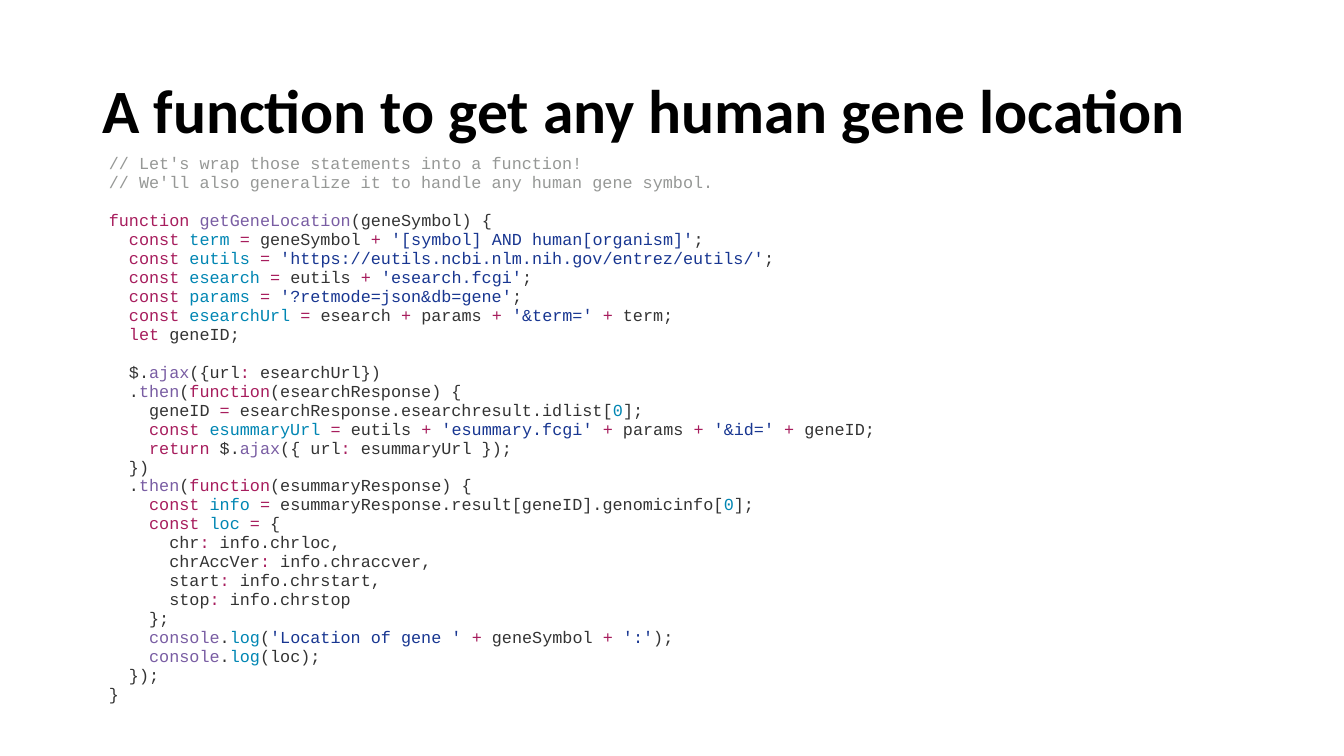
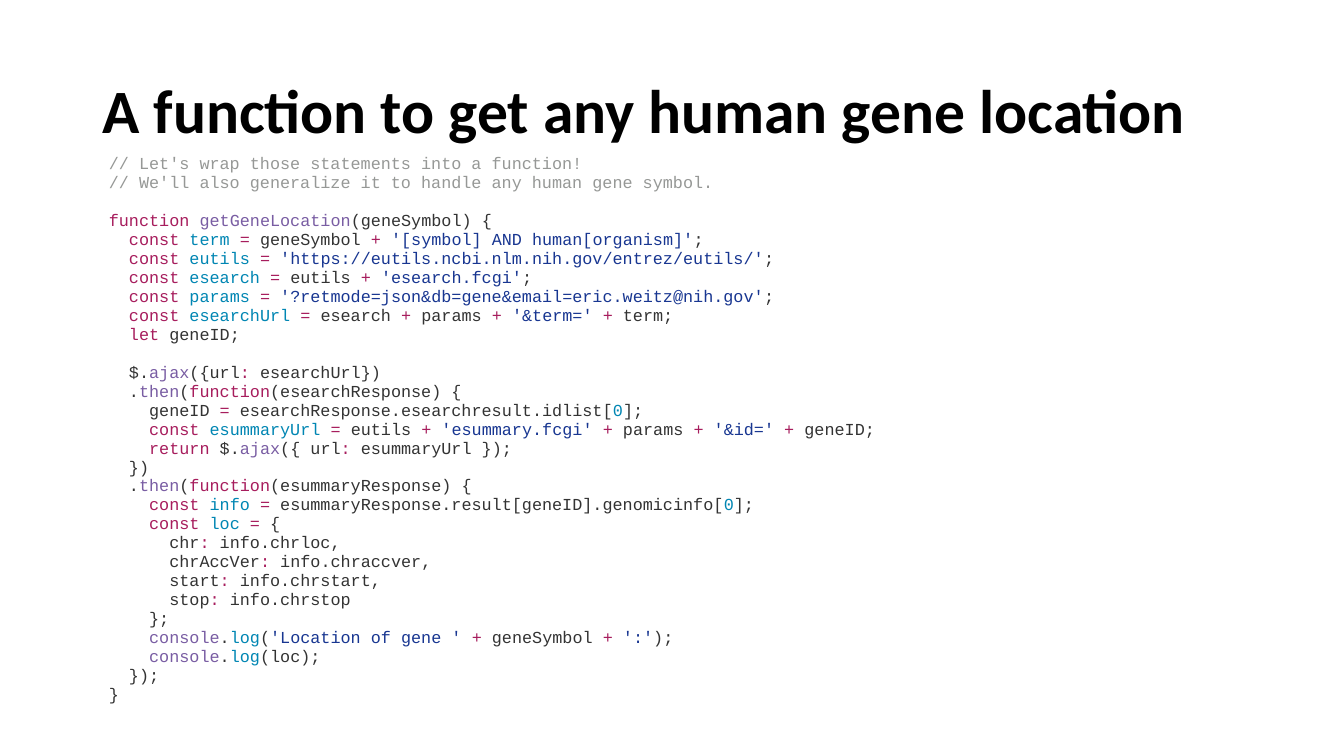
Before and after one commit to eweitz/hour-of-code-at-nih, a slide deck: slide 19 of learn-javascript-in-an-hour.pptx. Drawn at 1344x756 pixels with LibreOffice and Linux fonts; fonts in the diff are those of the drawing. Boxes give left, top, right and bottom in pixels: in the first picture for what was removed or moved away, otherwise in the second. Text is boxed around its words. In the diff, an @@ line names an element or a change of style, - is before the commit and + after.

```diff
--- a/learn-javascript-in-an-hour.pptx
+++ b/learn-javascript-in-an-hour.pptx
@@ table at (107,154,1064,741) @@
-row 1, column 1: // Let's wrap those statements into a function! / // We'll also generalize it to handle any human gene symbol. / function getGeneLocation(geneSymbol) { / const term = geneSymbol + '[symbol] AND human[organism]'; / const eutils = 'https://eutils.ncbi.nlm.nih.gov/entrez/eutils/'; / const esearch = eutils + 'esearch.fcgi'; / const params = '?retmode=json&db=gene'; / const esearchUrl = esearch + params + '&term=' + term; / let geneID; / $.ajax({url: esearchUrl}) / .then(function(esearchResponse) { / geneID = esearchResponse.esearchresult.idlist[0]; / const esummaryUrl = eutils + 'esummary.fcgi' + params + '&id=' + geneID; / return $.ajax({ url: esummaryUrl }); / }) / .then(function(esummaryResponse) { / const info = esummaryResponse.result[geneID].genomicinfo[0]; / const loc = { / chr: info.chrloc, / chrAccVer: info.chraccver, / start: info.chrstart, / stop: info.chrstop / }; / console.log('Location of gene ' + geneSymbol + ':'); / console.log(loc); / }); / }
+row 1, column 1: // Let's wrap those statements into a function! / // We'll also generalize it to handle any human gene symbol. / function getGeneLocation(geneSymbol) { / const term = geneSymbol + '[symbol] AND human[organism]'; / const eutils = 'https://eutils.ncbi.nlm.nih.gov/entrez/eutils/'; / const esearch = eutils + 'esearch.fcgi'; / const params = '?retmode=json&db=gene&email=eric.weitz@nih.gov'; / const esearchUrl = esearch + params + '&term=' + term; / let geneID; / $.ajax({url: esearchUrl}) / .then(function(esearchResponse) { / geneID = esearchResponse.esearchresult.idlist[0]; / const esummaryUrl = eutils + 'esummary.fcgi' + params + '&id=' + geneID; / return $.ajax({ url: esummaryUrl }); / }) / .then(function(esummaryResponse) { / const info = esummaryResponse.result[geneID].genomicinfo[0]; / const loc = { / chr: info.chrloc, / chrAccVer: info.chraccver, / start: info.chrstart, / stop: info.chrstop / }; / console.log('Location of gene ' + geneSymbol + ':'); / console.log(loc); / }); / }
```
Also in this commit, not shown: 3 other slides changed, 4 other files.
